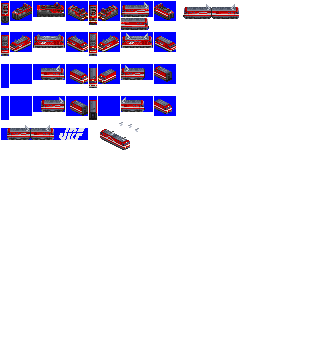
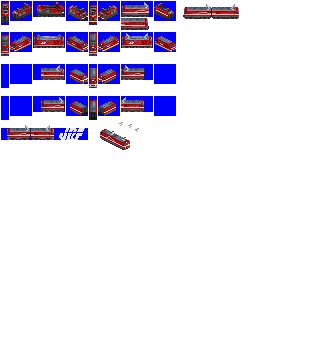
The second 332 x 361 image is a revision of the first. Changes to its layers:
painted on "a" over [34, 45, 172, 116]
